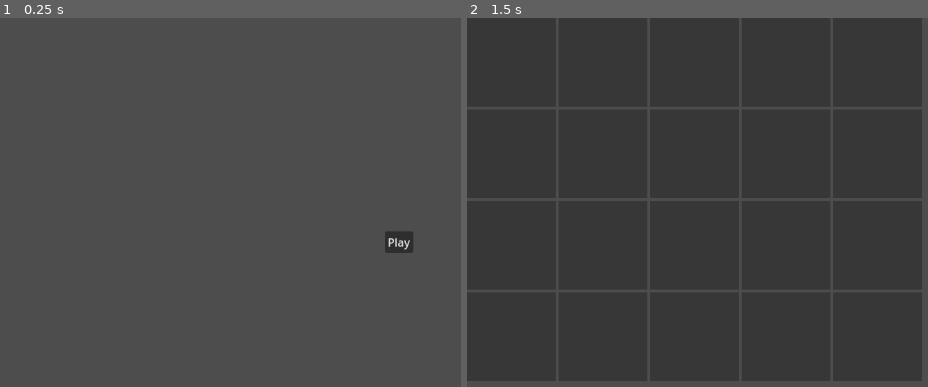
Above: before the commit, frames 1-2 (left to right).
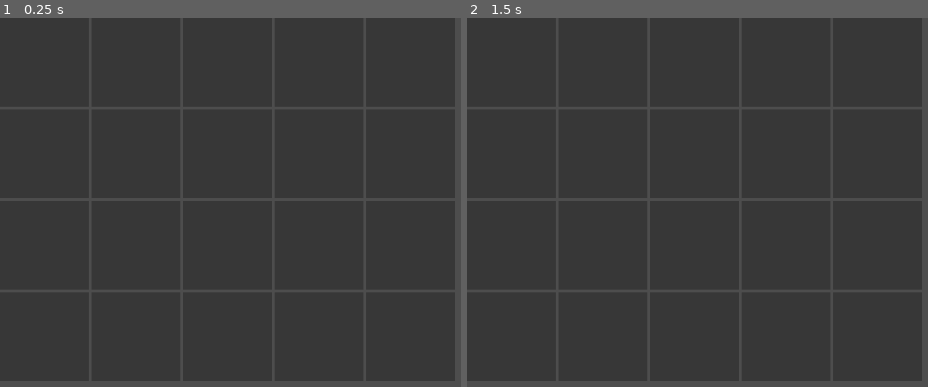
Above: after the commit, the same moments.

Repository: evian-christ/hian-godot-port
Game: Godot game, scene res://Game.tscn
The game is run twice, just before and just after one commit, with the same random seed, the same clock (stepped at 60 frames per second) and the same inputs. Before the commit the project starts from res://MainMenu.tscn.
Inputs (mouse positions are in pixels of both pictures, inside the frame that each line leads up to):
- Up to frame 1 (0.25 s): no input
- Up to frame 2 (1.5 s): click (868, 243) at 0.5 s, where only the run before the commit has a clickable "Play"; tap Enter at 1.25 s

The runs differ from the first frame. In frame 1, less than 0.1% of the frame differs, in the area x 84-89%, y 59-63%; in frame 2, nothing differs.

Commit message:
chore: Set Game.tscn as main scene for development

Diff:
--- a/hian/project.godot
+++ b/hian/project.godot
@@ -13,7 +13,7 @@
 config/name="hian"
 config/features=PackedStringArray("4.4", "GL Compatibility")
 config/icon="res://icon.svg"
-run/main_scene="res://MainMenu.tscn"
+run/main_scene="res://Game.tscn"
 
 [rendering]
 
